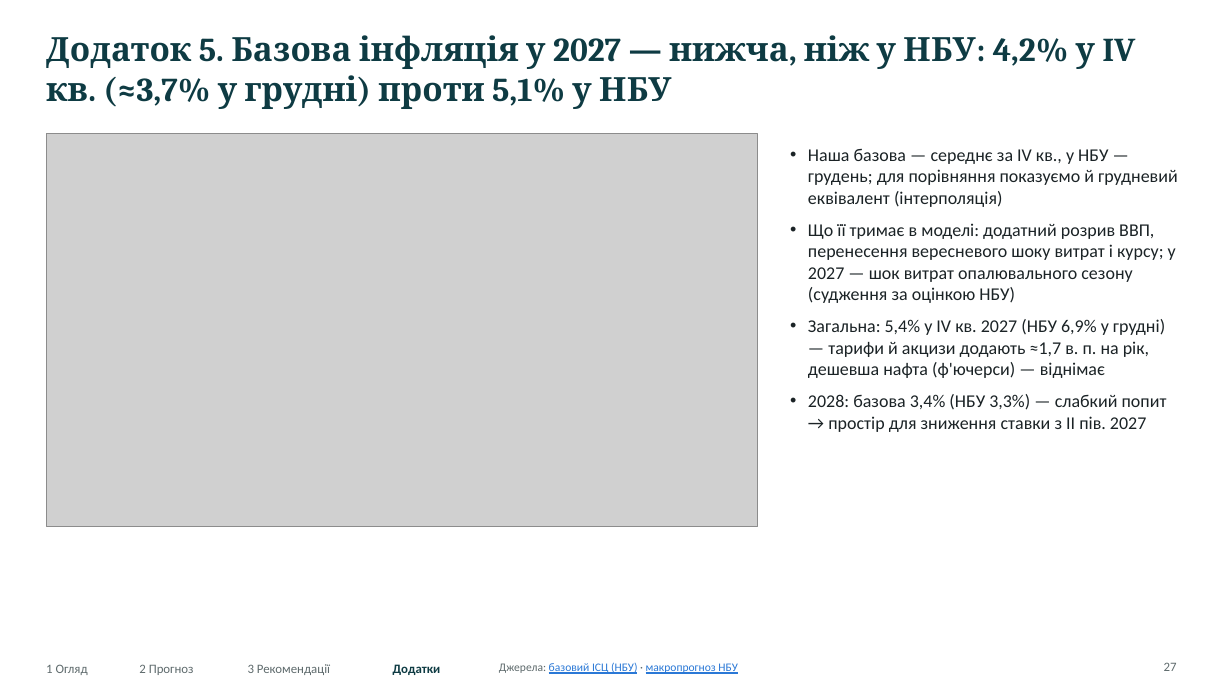
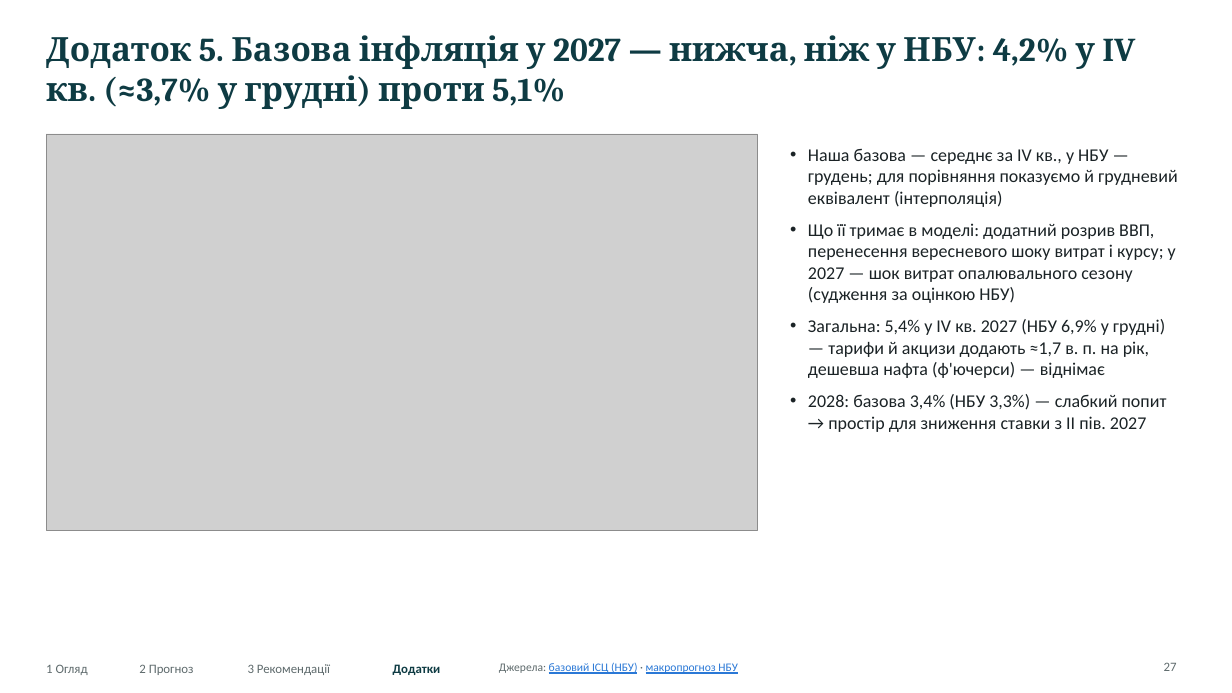
Before and after one commit to caplitt/nbu-challenge-2026, a slide deck: slide 27 of presentation/NBU_University_Challenge_2026.pptx. Drawn at 1232x693 pixels with LibreOffice and Linux fonts; fonts in the diff are those of the drawing; grey boxes stand for pictures. Boxes give left, top, right and bottom in pixels: in the first picture for what was removed or moved away, otherwise in the second. Text is boxed around its words. In the diff, an @@ line names an element or a change of style, - is before the commit and + after.

```diff
--- a/presentation/NBU_University_Challenge_2026.pptx
+++ b/presentation/NBU_University_Challenge_2026.pptx
@@ title at [46,35,1135,109]: text changed @@
-Додаток 5. Базова інфляція у 2027 — нижча, ніж у НБУ: 4,2% у IV кв. (≈3,7% у грудні) проти 5,1% у НБУ
+Додаток 5. Базова інфляція у 2027 — нижча, ніж у НБУ: 4,2% у IV кв. (≈3,7% у грудні) проти 5,1%
@@ picture: place and size @@
-picture at [46,134,758,527]
+picture at [46,134,758,531]
```
Also in this commit, not shown: 22 other slides changed, 34 other files.
